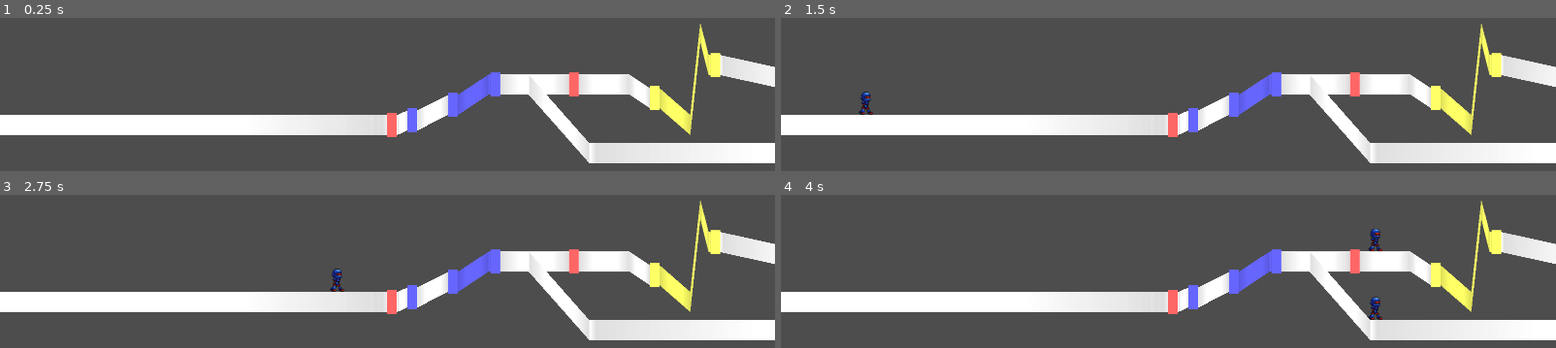
Above: before the commit, frames 1-4 (two rows, left to right).
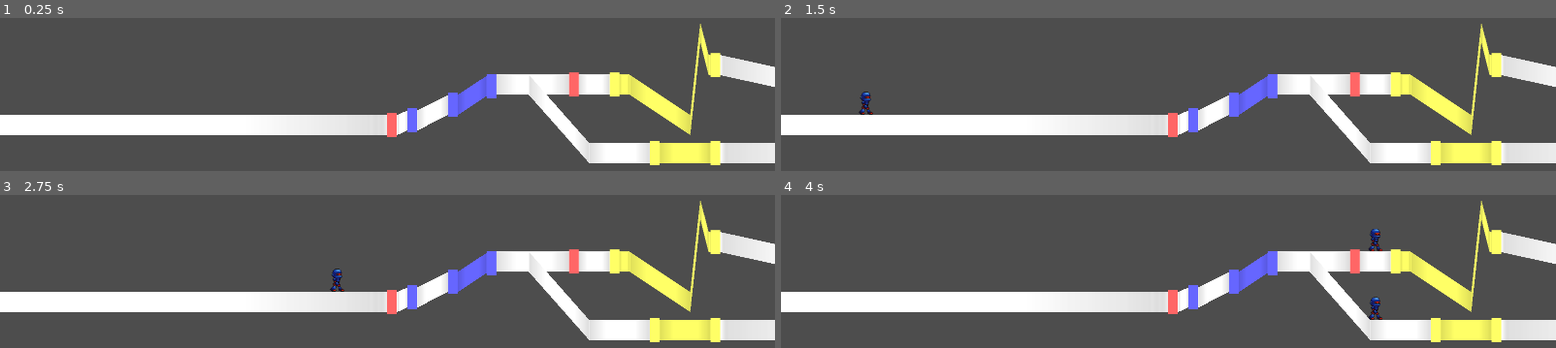
Above: after the commit, the same moments.

Repository: junu192857/Vexatonic-dash-2
Game: Godot game, scene res://Scenes/RhythmScene.tscn
Two runs of this game, one before a commit and one after it. Both use one fixed random seed, a clock stepped at 60 frames per second and the inputs below. Sound files missing from this copy of the repository are replaced by a short silence.
Inputs:
- Up to frame 1 (0.25 s): no input
- Up to frame 2 (1.5 s): tap Enter at 0.5 s; hold A (a) 0.53-1.28 s; tap D (d) at 0.8, 1.35 s; tap Space at 1.25 s
- Up to frame 3 (2.75 s): tap K (k) at 1.55 s; hold K (k) from 2.03 s (still down); tap L (l) at 2.3 s
- Up to frame 4 (4 s): release K (k) at 2.78 s; tap L (l) at 2.85 s; tap S (s) at 3.05 s; hold S (s) from 3.53 s (still down); tap A (a) at 3.8 s

The runs differ from the first frame. In frame 1, 3.3% of the frame differs, in the area x 62-98%, y 35-97%; in frame 2, 3.3%; in frame 3, 3.3%; in frame 4, 3.3%.

Commit message:
Initial Connector 관련 버그수정

Diff:
--- a/vexatonic-dash-2/Charts/test.csv
+++ b/vexatonic-dash-2/Charts/test.csv
@@ -1,9 +1,10 @@
 # time  color  type  end_time  lane
 0 0 0 0 0
 100 1 0 0 0
-300 1 1 510 0
+300 1 1 490 0
 900 0 0 0 0
-1300 2 1 1600 0
+1100 2 1 1600 0
+1300 2 1 1600 1
 
 
 
--- a/vexatonic-dash-2/Scripts/RhythmManager.gd
+++ b/vexatonic-dash-2/Scripts/RhythmManager.gd
@@ -89,7 +89,6 @@
 
 
 func render_chart():
-	#print("Rendering chart..")
 	var pos_x
 	var previous_time = -1
 	var previous_note
@@ -155,22 +154,30 @@
 	#print("Place Connector with length %f" % (length-Setting.NOTE_WIDTH))
 	return connector
 
-# 레인의 첫 번째 노트 이전의 Connector 생성
+# 레인의 첫 번째 노트 이전의 Connector 생성. 첫 번째 노트가 없으면 패스
 func place_initial_connector(lane: Lane):
 	if (!lane.notes.is_empty()):
 		if (lane.is_init):
 			print("THIS IS INITIAL LANE")
 			#var initial_height = lane.keyframes[0].y
-			var connector = CONNECTOR_SCENE.instantiate() as Node2D
-			connector.position = Vector2(Setting.get_posx_from_time(-3000),0)
-			connector.set_connector_data(-1, -3000, lane.notes[0].get_time(), lane, false)
-			add_child(connector)
+			var initial_connector = place_connector(-1, -3000, lane.notes[0].get_time(), lane.lane_index, false)
+			add_child(initial_connector)
+			initial_connector.position = Vector2(Setting.get_posx_from_time(-3000),0)
+
+			#var connector = CONNECTOR_SCENE.instantiate() as Node2D
+			#connector.position = Vector2(Setting.get_posx_from_time(-3000),0)
+			#connector.set_connector_data(-1, -3000, lane.notes[0].get_time(), lane, false)
+			#add_child(connector)
 		else:
 			if (lane.keyframes[0].x < lane.notes[0].get_time()):
-				var connector = CONNECTOR_SCENE.instantiate() as Node2D
-				connector.position = Vector2(Setting.get_posx_from_time(lane.keyframes[0].x), -lane.keyframes[0].y)
-				connector.set_connector_data(-1, lane.keyframes[0].x, lane.notes[0].get_time(), lane, false)
-				add_child(connector)
+				var initial_connector = place_connector(-1, lane.keyframes[0].x, lane.notes[0].get_time(), lane.lane_index, false)
+				add_child(initial_connector)
+				initial_connector.position = Vector2(Setting.get_posx_from_time(lane.keyframes[0].x), -lane.keyframes[0].y)
+
+				#var connector = CONNECTOR_SCENE.instantiate() as Node2D
+				#connector.position = Vector2(Setting.get_posx_from_time(lane.keyframes[0].x), -lane.keyframes[0].y)
+				#connector.set_connector_data(-1, lane.keyframes[0].x, lane.notes[0].get_time(), lane, false)
+				#add_child(connector)
 
 # 레인의 마지막 노트 이후의 Connector 생성 또는 노트가 없는 레인의 Connector 생성
 func place_final_connector(lane: Lane):
